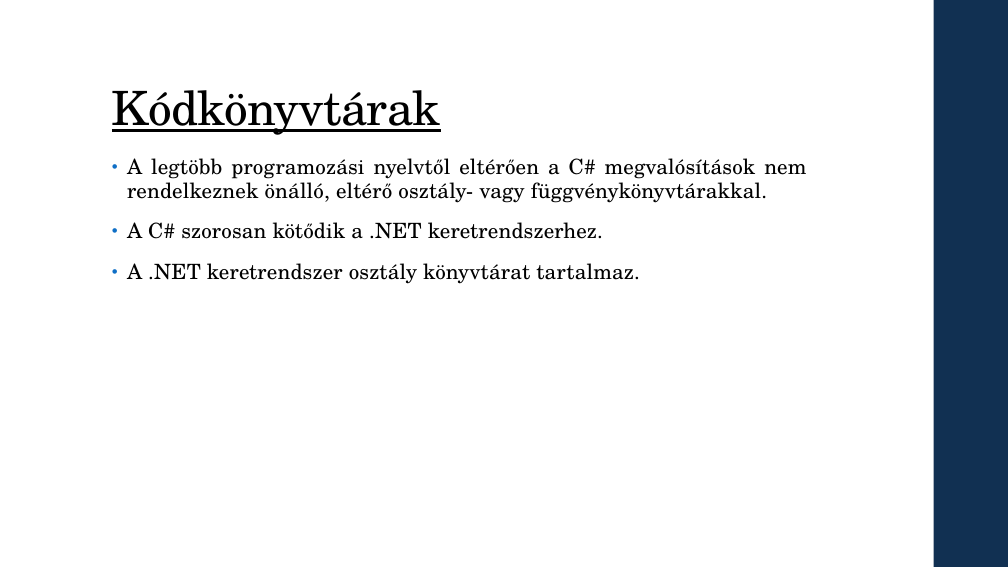
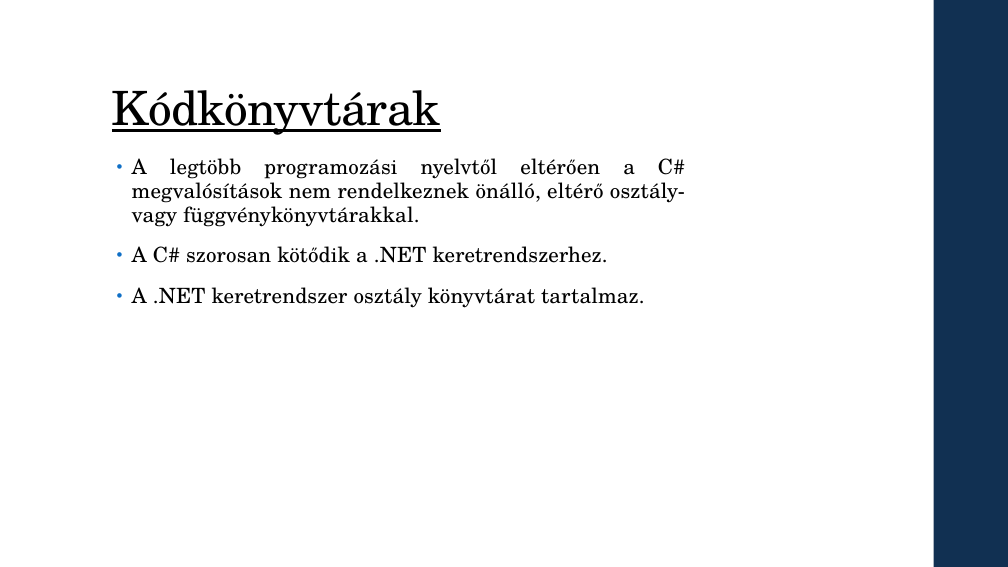
Before and after one commit to dudaslevente/Paprika, a slide deck: slide 3 of Beadandó.pptx. Drawn at 1008x567 pixels with LibreOffice and Linux fonts; fonts in the diff are those of the drawing. Boxes give left, top, right and bottom in pixels: in the first picture for what was removed or moved away, otherwise in the second. Text is boxed around its words. In the diff, an @@ line names an element or a change of style, - is before the commit and + after.

Commit message:
ppt

```diff
--- a/Beadandó.pptx
+++ b/Beadandó.pptx
@@ text "A legtöbb programozási nyelvtől eltérően ..." rewrapped from [127, 158, 806, 284] to [132, 158, 685, 308] @@
```
Also in this commit, not shown: 1 other slide changed.
